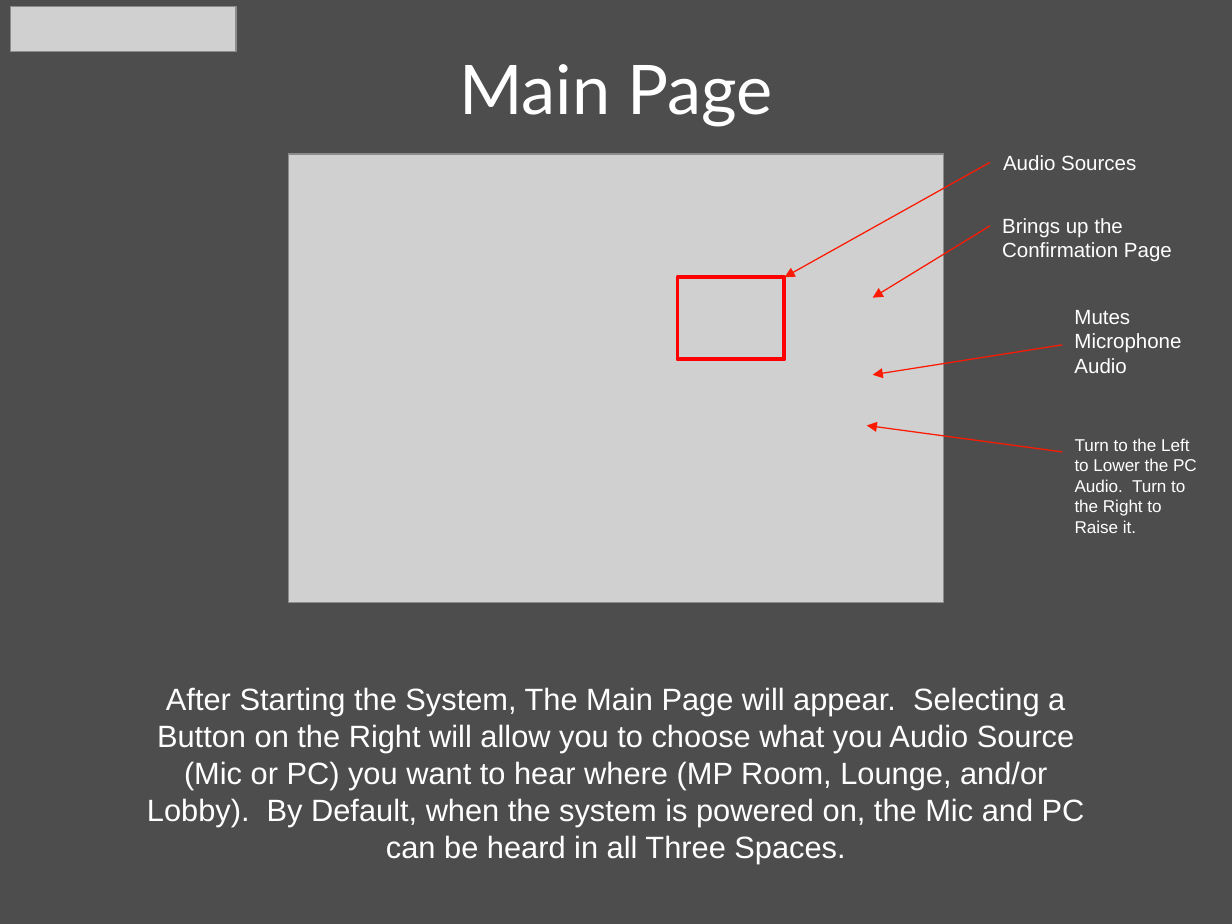
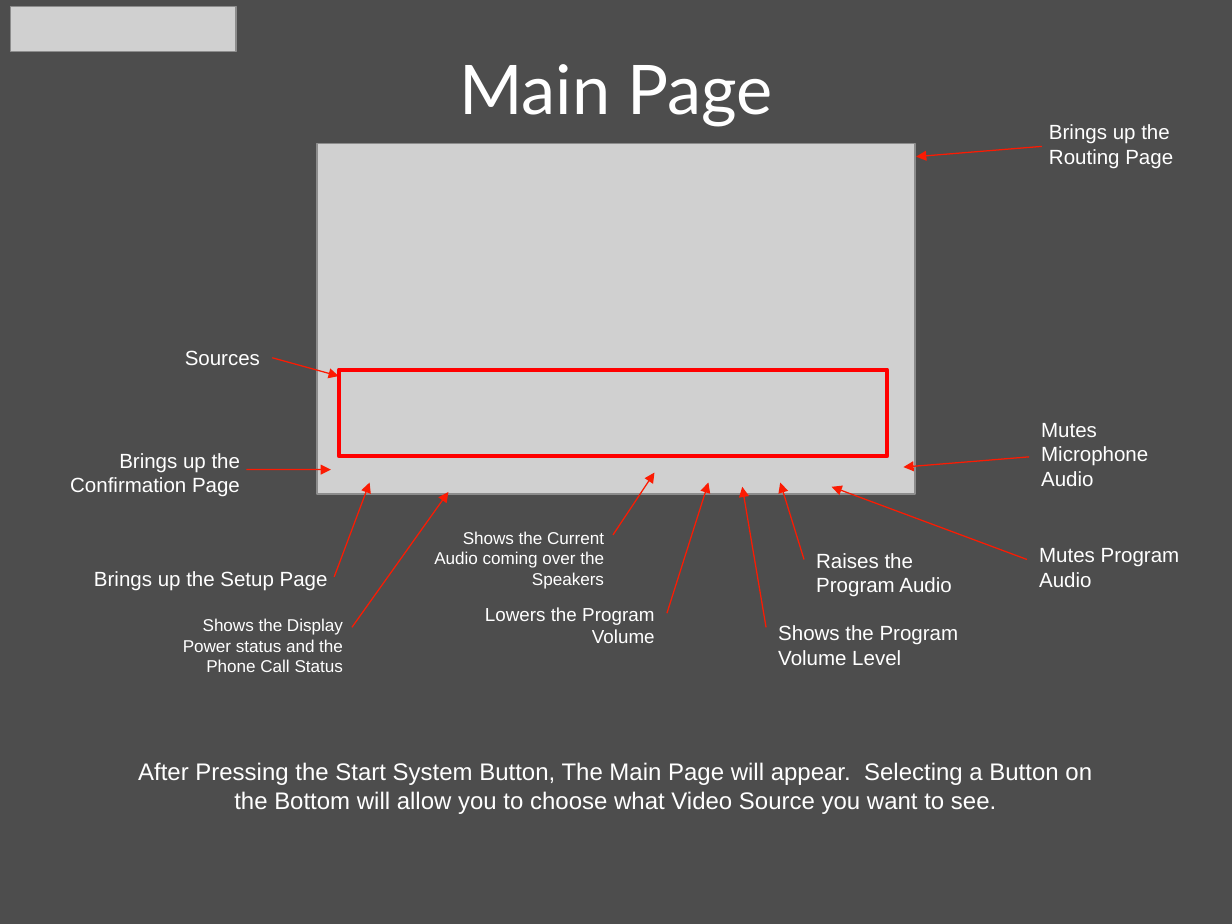
Before and after one commit to CurtisChurch/Pentair, a slide deck: slide 3 of User Manuals/Quick Reference Guide Pentair - Large Conference Room.pptx. Drawn at 1232x924 pixels with LibreOffice and Linux fonts; fonts in the diff are those of the drawing; grey boxes stand for pictures; background and template pictures are left out. Boxes give left, top, right and bottom in pixels: in the first picture for what was removed or moved away, otherwise in the second. Text is boxed around its words. In the diff, an @@ line names an element or a change of style, - is before the commit and + after.

```diff
--- a/User Manuals/Quick Reference Guide Pentair - Large Conference Room.pptx
+++ b/User Manuals/Quick Reference Guide Pentair - Large Conference Room.pptx
@@ picture: place and size @@
-picture at <box>288,154,942,602</box>
+picture at <box>317,144,915,494</box>
@@ arrow moved from (991, 225) - (872, 298) to (1042, 147) - (917, 156) @@
@@ text added at <box>1049,124,1173,169</box>, 12 pt, text #FFFFFF @@
+Brings up the Routing Page
@@ text at <box>185,350,260,365</box>: text changed @@
-Audio Sources
+Sources
@@ arrow moved from (991, 163) - (785, 277) to (272, 357) - (339, 376) @@
@@ rectangle: place and size @@
-rectangle at <box>678,277,785,360</box>
+rectangle at <box>338,370,886,456</box>
@@ text "Mutes Microphone Audio": place and size @@
-text "Mutes Microphone Audio" at <box>1074,310,1181,373</box>
+text "Mutes Microphone Audio" at <box>1041,423,1148,486</box>
@@ text "Brings up the Confirmation Page": place and size @@
-text "Brings up the Confirmation Page" at <box>1002,218,1172,262</box>
+text "Brings up the Confirmation Page" at <box>70,453,240,497</box>
@@ text "Brings up the Confirmation Page" at <box>70,453,240,497</box>: alignment left to right @@
@@ text removed at <box>1075,438,1197,533</box> @@
-Turn to the Left to Lower the PC Audio. Turn to the Right to Raise it.
@@ arrow added from (246, 469) to (331, 469), #FB1B03 0.75 pt @@
@@ arrow added from (614, 535) to (654, 473), #FB1B03 0.75 pt @@
@@ arrow moved from (1062, 345) - (872, 375) to (1029, 457) - (903, 467) @@
@@ arrow added from (334, 577) to (370, 483), #FB1B03 0.75 pt @@
@@ arrow added from (352, 627) to (448, 492), #FB1B03 0.75 pt @@
@@ arrow added from (667, 614) to (708, 483), #FB1B03 0.75 pt @@
@@ arrow added from (766, 627) to (743, 487), #FB1B03 0.75 pt @@
@@ arrow added from (804, 559) to (780, 483), #FB1B03 0.75 pt @@
@@ arrow moved from (1062, 452) - (867, 425) to (1027, 559) - (832, 487) @@
@@ text added at <box>434,531,604,589</box>, 10 pt, text #FFFFFF @@
+Shows the Current Audio coming over the Speakers
@@ text added at <box>816,553,951,597</box>, 12 pt, text #FFFFFF @@
+Raises the Program Audio
@@ text added at <box>1039,548,1180,587</box>, 12 pt, text #FFFFFF @@
+Mutes Program Audio
@@ text added at <box>94,571,328,591</box>, 12 pt, text #FFFFFF @@
+Brings up the Setup Page
@@ text added at <box>183,618,343,672</box>, 10 pt, text #FFFFFF @@
+Shows the Display Power status and the Phone Call Status
@@ text added at <box>485,607,655,643</box>, 11 pt, text #FFFFFF @@
+Lowers the Program Volume
@@ text added at <box>778,625,959,665</box>, 12 pt, text #FFFFFF @@
+Shows the Program Volume Level
@@ text at <box>138,762,1092,814</box>: text changed; size 18 to 14 pt @@
-After Starting the System, The Main Page will appear. Selecting a Button on the Right will allow you to choose what you Audio Source (Mic or PC) you want to hear where (MP Room, Lounge, and/or Lobby). By Default, when the system is powered on, the Mic and PC can be heard in all Three Spaces.
+After Pressing the Start System Button, The Main Page will appear. Selecting a Button on the Bottom will allow you to choose what Video Source you want to see.
```
Also in this commit, not shown: 4 other slides changed, 6 slides added, 2 slides removed, 1 other file.
